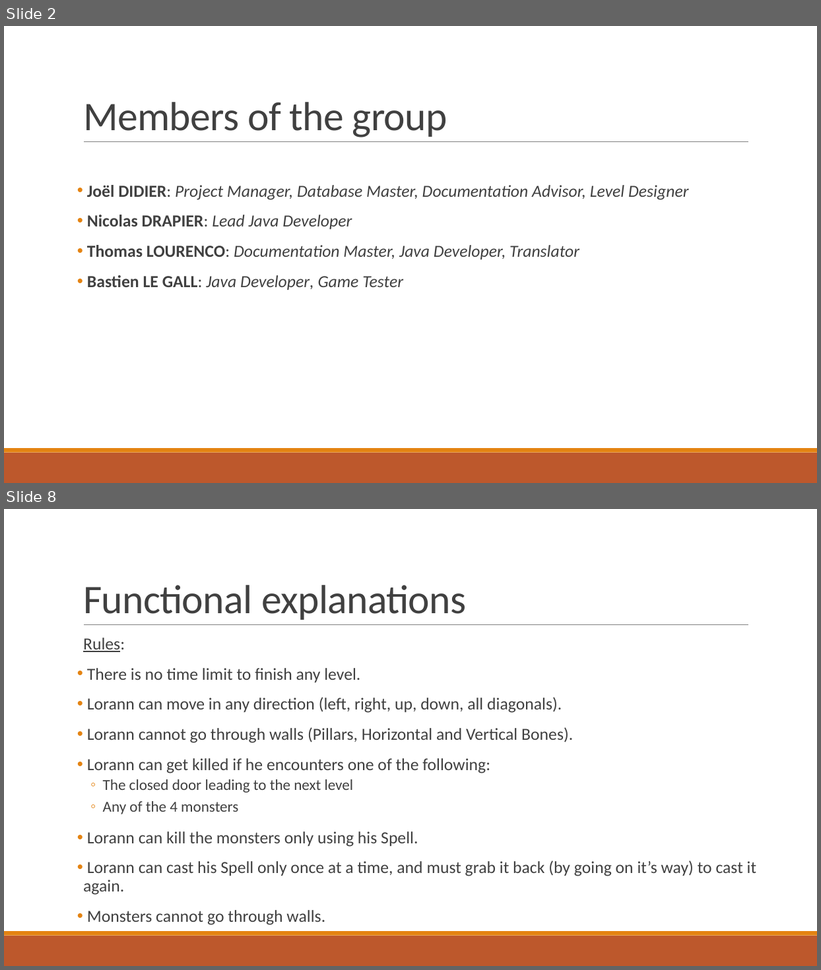
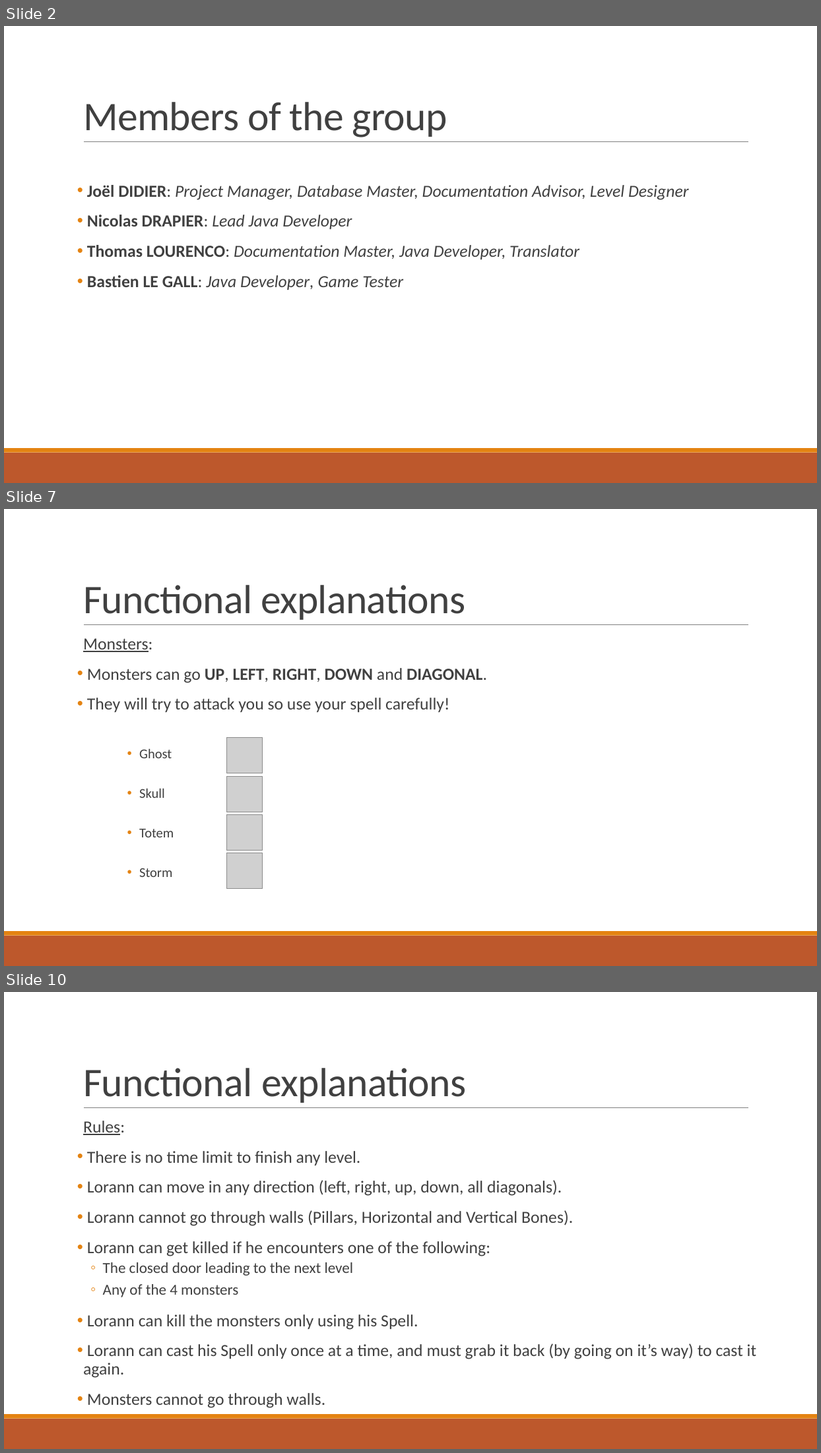
Before and after one commit to Studisys/Lorann-Java-Project----Exia-CESI-A1, a slide deck: Deliverables/Lorann - PowerPoint.pptx. Shown one above the other, each under a label of ours: slides 2 and 8 before the commit, slides 2, 7 and 10 after it; the slides between them are not shown. The pictures are 821x970 and 821x1453 pixels, drawn with LibreOffice and Linux fonts; fonts in the diff are those of the drawing; grey boxes stand for pictures. Boxes give left, top, right and bottom in pixels: in the first picture for what was removed or moved away, otherwise in the second. Text is boxed around its words. In the diff, an @@ line names an element or a change of style, - is before the commit and + after.

```diff
--- a/Deliverables/Lorann - PowerPoint.pptx
+++ b/Deliverables/Lorann - PowerPoint.pptx
@@ slide 7 added at box(4, 509, 817, 966), background #FFFFFF; not listed: 3 template elements that a slide beside it also shows @@
@@ title added at box(83, 585, 465, 620), 48 pt, text #404040 @@
+Functional explanations
@@ text added at box(83, 638, 487, 877), 20 pt, text #404040 @@
+  Monsters:
+• Monsters can go UP, LEFT, RIGHT, DOWN and DIAGONAL.
+• They will try to attack you so use your spell carefully!
+        • Ghost
+        • Skull
+        • Totem
+        • Storm
@@ picture added at box(227, 738, 263, 773) @@
@@ picture added at box(227, 776, 263, 811) @@
@@ picture added at box(227, 815, 263, 851) @@
@@ picture added at box(227, 854, 263, 889) @@
@@ what was slide 8 is now slide 10 @@
```
Also in this commit, not shown: 5 slides changed, 3 other slides added, 2 slides removed, 1 other file.
